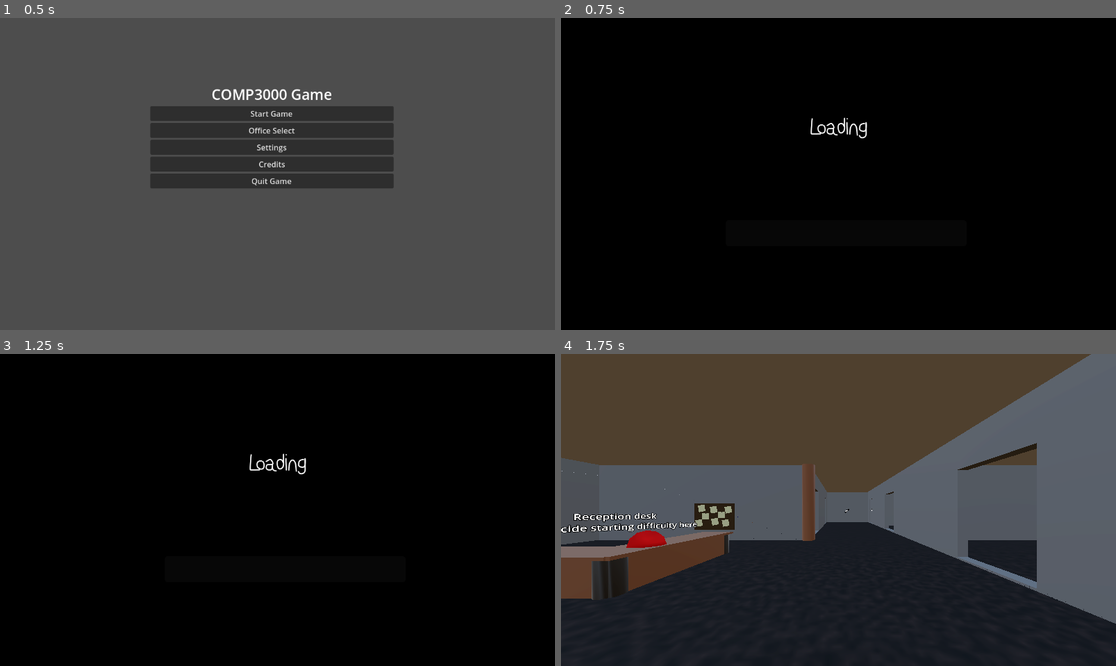
Above: before the commit, frames 1-4 (two rows, left to right).
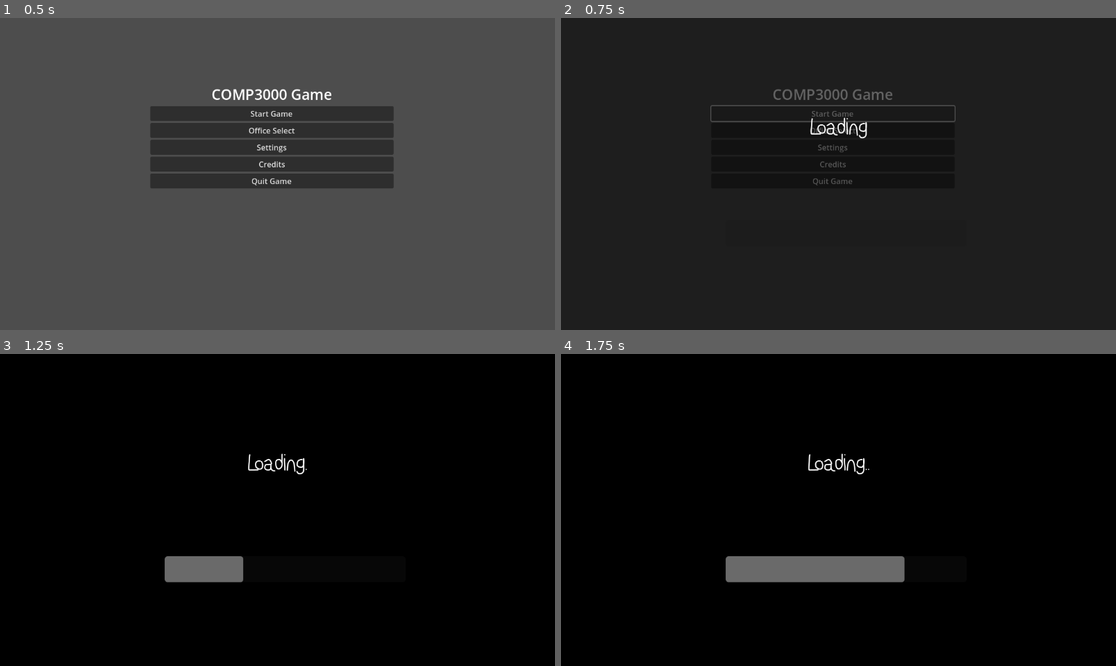
Above: after the commit, the same moments.

Repository: gingeapple182/COMP3000
Game: Godot game, scene res://Scenes/landing_menu.tscn
Same seed, same stepped clock (60 frames per second), same inputs: the game is played once before the commit and once after it.
Inputs:
- Up to frame 1 (0.5 s): no input
- Up to frame 2 (0.75 s): click "Start Game" at 0.5 s
- Up to frame 3 (1.25 s): no input
- Up to frame 4 (1.75 s): click "Start Game" at 1.25 s

Frame 1 is identical in both runs. In frame 2, 88% of the frame differs, in the area x 0-100%, y 0-100%; in frame 3, 1.5%; in frame 4, 100%.

Commit message:
Load screen - Polish
Added functions to GameManager.gd for load screen polish
- fade_in(duration := x) -> void:
- fade_out(duration := x) -> void:
- fake_loading(duration := x) -> void:
- loading_text_animated(duration := x) -> void:

Diff:
--- a/Scenes/puzzle_board.tscn
+++ b/Scenes/puzzle_board.tscn
@@ -1,8 +1,7 @@
-[gd_scene load_steps=11 format=3 uid="uid://h5kp1pfgasbh"]
+[gd_scene load_steps=10 format=3 uid="uid://h5kp1pfgasbh"]
 
 [ext_resource type="Script" path="res://Scripts/puzzle_controller.gd" id="1_54mf1"]
 [ext_resource type="Script" path="res://Scripts/grid_manager.gd" id="1_a8pl4"]
-[ext_resource type="PackedScene" uid="uid://crxh6se4m0rxq" path="res://Scenes/main.tscn" id="2_n8cf2"]
 [ext_resource type="PackedScene" uid="uid://chdalqissc16x" path="res://Scenes/Assets/Assets/grid_slot_active.tscn" id="2_pxsq5"]
 [ext_resource type="PackedScene" uid="uid://0ltp5rltjb7a" path="res://Scenes/Assets/Assets/grid_slot_inactive.tscn" id="3_40yeu"]
 [ext_resource type="PackedScene" uid="uid://hv0cidxt56rm" path="res://Scenes/Assets/Assets/logic_block.tscn" id="5_a0mmd"]
@@ -20,7 +19,6 @@
 
 [node name="PuzzleBoard" type="Node3D"]
 script = ExtResource("1_54mf1")
-office_hub = ExtResource("2_n8cf2")
 hover_height = 1.0
 
 [node name="GridManager" type="Node3D" parent="."]
--- a/Scripts/GameManager.gd
+++ b/Scripts/GameManager.gd
@@ -2,12 +2,20 @@
 
 @onready var load_screen_scene: PackedScene = preload("res://Scenes/Menus/load_screen.tscn")
 var load_screen: CanvasLayer = null
+
+var fade_rect: ColorRect
+var loading_label: Label
+var loading_bar: ProgressBar
 
 
 func _ready() -> void:
 	load_screen = load_screen_scene.instantiate()
 	load_screen.visible = false
 	add_child(load_screen)
+
+	fade_rect = load_screen.get_node("ColorRect")
+	loading_label = load_screen.get_node("Label")
+	loading_bar = load_screen.get_node("ProgressBar")
 
 
 ## -- scene chanigng functions -- ##
@@ -27,15 +35,23 @@
 
 	print("[GameManager] Changing to scene: " + scene_id)
 
-	if load_screen:
-		load_screen.visible = true
+	#if load_screen:
+	#	load_screen.visible = true
 
-	await get_tree().create_timer(1.0).timeout
+	#await get_tree().create_timer(1.0).timeout
+
+	await fade_in(0.3)
+	loading_text_animated(1.2)
+	await fake_loading(1.2)
+
 	get_tree().change_scene_to_packed(scenes[scene_id])
+
 	await get_tree().process_frame
 
-	if load_screen:
-		load_screen.visible = false
+	await fade_out(0.3)
+
+	#if load_screen:
+	#	load_screen.visible = false
 
 func set_return_scene_with_id(scene_id: String) -> void:
 	if not scenes.has(scene_id):
@@ -53,3 +69,41 @@
 
 	print("[GameManager] Returning to scene: ", return_scene)
 	get_tree().change_scene_to_packed(return_scene)
+
+# transition polish helpers #
+
+func fade_in(duration := 0.3) -> void:
+	load_screen.visible = true
+	fade_rect.modulate.a = 0.0
+
+	var tween = create_tween()
+	tween.tween_property(fade_rect, "modulate:a", 1.0, duration)
+	await tween.finished
+
+func fade_out(duration := 0.3) -> void:
+	var tween = create_tween()
+	tween.tween_property(fade_rect, "modulate:a", 0.0, duration)
+	await tween.finished
+
+	load_screen.visible = false
+
+func fake_loading(duration := 1.0) -> void:
+	loading_bar.value = 0
+
+	var tween = create_tween()
+	tween.tween_property(loading_bar, "value", 100, duration)
+	await tween.finished
+
+func loading_text_animated(duration := 1.0) -> void:
+	var time := 0.0
+	while time < duration:
+		loading_label.text = "Loading"
+		await get_tree().create_timer(0.3).timeout
+		loading_label.text = "Loading."
+		await get_tree().create_timer(0.3).timeout
+		loading_label.text = "Loading.."
+		await get_tree().create_timer(0.3).timeout
+		loading_label.text = "Loading..."
+		await get_tree().create_timer(0.3).timeout
+
+		time += 1.2
--- a/Scripts/puzzle_controller.gd
+++ b/Scripts/puzzle_controller.gd
@@ -5,7 +5,6 @@
 
 var grabbed: RigidBody3D = null
 var grab_offset: Vector3 = Vector3.ZERO
-@export var office_hub: PackedScene
 @export var hover_height := 1.5
 @export var lerp_speed := 10.0
 
@@ -17,7 +16,6 @@
 func _ready() -> void:
 	print("Scene file path:", get_scene_file_path())
 	print("Node path:", get_path())
-	print("[PuzzleBoard READY] office_hub =", office_hub)
 	get_tree().paused = false
 	Input.set_mouse_mode(Input.MOUSE_MODE_VISIBLE)
 
